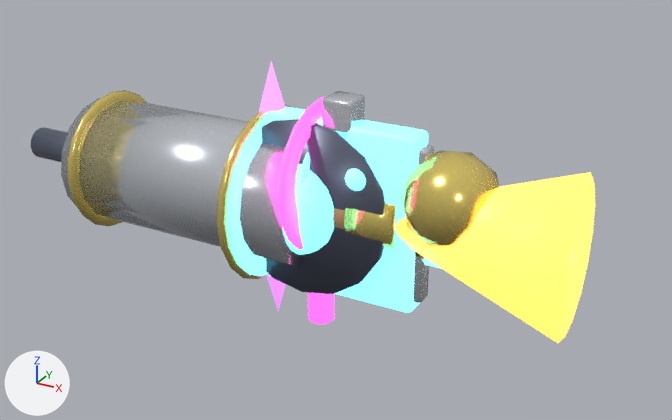
The glTF model web/assets/models/weapons.glb: old version first, new version second.
One viewpoint serves both versions: a camera (50 mm lens) standing at (3.37, -3.74, 1.85) and looking at (1.25, 0.11, -0.07). Arrows for +X, +Y and +Z are at lower left; the lights stay in place. The older version comes first. Vertices at exactly the same position are counted once.

The first picture shows 'Weapon_ArmCannon', 'Weapon_Crystal', 'Weapon_FireBroom', 'Weapon_FryingPan', 'Weapon_JudgeHammer', 'Weapon_Shovel', 'Weapon_Spatula', 'Weapon_Squeegee', 'Weapon_Yardstick' and 1 more.
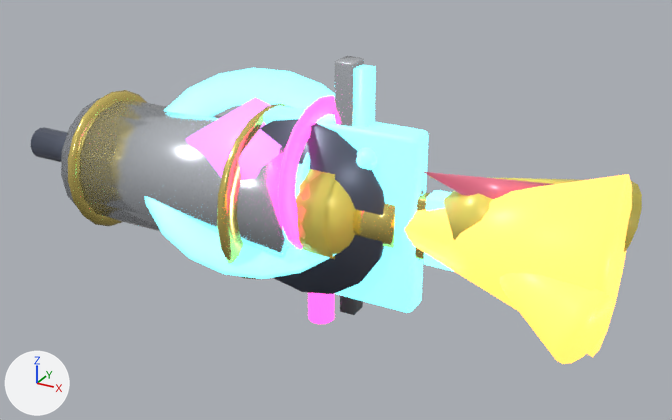
Pixel boxes [x1, y1, x2, y2] of what changed, in the pictures (672 x 420 px; the box of a moved part takes in the faces that stretch with it):
'Weapon_FireBroom', reshaped
    before: [344, 150, 595, 343]
    after: [353, 172, 642, 364]
'Weapon_Crystal', reshaped, moved
    before: [226, 61, 286, 311]
    after: [144, 68, 336, 279]
'Weapon_Squeegee', reshaped
    before: [322, 91, 366, 191]
    after: [335, 56, 378, 315]
'Weapon_Pill', reshaped (not visible before)
    after: [296, 169, 355, 259]
'Weapon_Spatula', reshaped, moved (not visible afterwards)
    before: [414, 144, 434, 303]
part 1 of me_cone_001, added (purple)
    after: [186, 97, 282, 181]
part 2 of me_cone_001, moved or reshaped
    before: [226, 119, 268, 276]
    after: [144, 68, 336, 279]
part 3 of me_cone_001, deleted (purple)
    before: [258, 61, 285, 114]
part 4 of me_cone_001, deleted
    before: [266, 274, 286, 311]
part 5 of me_cylinder_001, added
    after: [499, 273, 613, 364]
part 6 of me_cylinder_001, added (red)
    after: [424, 172, 553, 199]
part 7 of me_cylinder_001, moved or reshaped
    before: [395, 150, 595, 343]
    after: [404, 174, 642, 357]
part 8 of me_cylinder_001, recoloured
    before: [579, 172, 595, 199]
part 9 of me_sphere_003, added (yellow)
    after: [296, 172, 335, 259]
part 10 of me_sphere_003, added (yellow)
    after: [298, 169, 355, 254]
part 12 of me_cylinder_010, moved or reshaped
    before: [322, 91, 365, 141]
    after: [335, 56, 364, 126]
part 13 of me_cylinder_010, added (cyan)
    after: [354, 65, 376, 127]
part 14 of me_cylinder_010, added
    after: [340, 295, 363, 315]
part 15 of me_cylinder_010, moved or reshaped
    before: [345, 168, 366, 191]
    after: [356, 147, 378, 170]

Diff of the bpy script that builds the scene:
```diff
--- a/web/assets/models/weapons.glb.py
+++ b/web/assets/models/weapons.glb.py
@@ me_cone_001 @@
-me_cone_001.from_pydata(...)  # 214 vertices, 420 faces; spans x -0.208..0.208, y -0.439..0.439, z -0.95..0.45
+me_cone_001.from_pydata(...)  # 224 vertices, 440 faces; spans x -0.607..0.607, y -0.448..0.448, z -0.415..0.415
+# me_cone_001 part 1: a new loose piece, an icosphere of 20 faces spanning x -0.376..0.376, y -0.306..0.306, z -0.38..0.38, in mat_purple (purple #d786fd, glowing purple #d988ff)
+# me_cone_001 part 2: the loose piece of 200 vertices spanning x -0.013..0.013, y -0.439..0.439, z -0.689..0.189 is multiplied about its middle by the matrix ((0.262, 0.295, -1.357), (-0.644, 1.02, 0.0), (0.718, 0.807, 0.495)), then moved by (0.0, 0.0, 0.25)
+# me_cone_001 part 3: the loose piece of 7 vertices spanning x -0.208..0.208, y -0.24..0.24, z -0.45..0.45 is deleted
+# me_cone_001 part 4: the loose piece of 7 vertices spanning x -0.208..0.208, y -0.24..0.24, z -0.95..-0.05 is deleted
+# other edits to the shape of me_cone_001 do not show in these pictures
 me_cone_001.materials.append(mat_purple)
@@ me_cylinder_001 @@
-me_cylinder_001.from_pydata(...)  # 123 vertices, 230 faces; spans x -1.05..1.69, y -0.32..0.32, z -0.4..0.4
+me_cylinder_001.from_pydata(...)  # 144 vertices, 260 faces; spans x -1.05..1.92, y -0.49..0.57, z -0.42..0.42
+# me_cylinder_001 part 5: a new loose piece of 17 vertices spanning x 1.08..1.92, y -0.49..0.07, z -0.31..0.05, in mat_fire (orange #ffad59, glowing orange #ffb350)
+# me_cylinder_001 part 6: a new loose piece of 17 vertices spanning x 1.02..1.67, y -0.17..0.33, z -0.05..0.35, in mat_red (red #f97c95)
+# me_cylinder_001 part 7: 9 vertices moved from x 1.2..1.69, y -0.12..0.32, z -0.4..0.4 to x 1.07..1.87, y -0.15..0.47, z -0.39..0.04; 50 vertices removed from x 0.57..1.69, y -0.32..0.3, z -0.37..0.4; 37 vertices added at x 0.61..1.89, y -0.34..0.57, z -0.42..0.42
+# me_cylinder_001 part 8: 2 faces spanning x 1.67..1.84, y 0.28..0.47, z -0.19..-0.08 switch from mat_fire (orange #ffad59, glowing orange #ffb350) to mat_yellow (yellow #ffef6f)
 me_cylinder_001.materials.append(mat_wood)
 me_cylinder_001.materials.append(mat_brass)
+me_cylinder_001.materials.append(mat_red)  # red #f97c95
@@ me_sphere_003 @@
-me_sphere_003.from_pydata(...)  # 600 vertices, 1192 faces; spans x -0.315..0.715, y -0.281..0.281, z -0.281..0.281
+me_sphere_003.from_pydata(...)  # 464 vertices, 912 faces; spans x -0.456..0.896, y -0.26..0.26, z -0.26..0.26
+# me_sphere_003 part 9: a new loose piece, a 16-sided cylinder along x spanning x 0.11..0.75, y -0.26..0.26, z -0.26..0.26, in mat_yellow (yellow #ffef6f)
+# me_sphere_003 part 10: a new loose piece, a UV sphere (18 segments, 12 rings, poles along z) spanning x 0.384..0.896, y -0.26..0.26, z -0.26..0.26, in mat_yellow (yellow #ffef6f)
+# other edits to the shape of me_sphere_003 do not show in these pictures
 me_sphere_003.materials.append(mat_red)
 me_sphere_003.materials.append(mat_yellow)
-me_sphere_003.materials.append(mat_white)  # white #fafcff
@@ me_cylinder_003 @@
-me_cylinder_003.from_pydata(...)  # 96 vertices, 180 faces; spans x -0.65..1.36, y -0.08..0.08, z -0.4..0.4
+me_cylinder_003.from_pydata(...)  # 184 vertices, 348 faces; spans x -0.78..1.55, y -0.07..0.07, z -0.22..0.22
+# me_cylinder_003 part 11: the loose piece of 56 vertices spanning x 0.44..1.36, y -0.05..0.05, z -0.4..0.4 is scaled about its middle by (0.252, 1.1, 0.549), then moved by (-0.17, 0.0, 0.0)
+# other edits to the shape of me_cylinder_003 do not show in these pictures
 me_cylinder_003.materials.append(mat_dark)
@@ me_cylinder_010 @@
-me_cylinder_010.from_pydata(...)  # 496 vertices, 972 faces; spans x -0.7..0.99, y -0.16..0.2, z -0.38..0.58
+me_cylinder_010.from_pydata(...)  # 504 vertices, 984 faces; spans x -0.7..1.02, y -0.13..0.17, z -0.56..0.76
+# me_cylinder_010 part 12: the loose piece of 56 vertices spanning x 0.72..0.88, y -0.08..0.08, z -0.26..0.58 is scaled about its middle by (0.629, 0.773, 1.4), then moved by (0.03, 0.0, 0.02)
+# me_cylinder_010 part 13: a new loose piece, a box spanning x 0.875..0.945, y -0.045..0.045, z -0.37..0.73, in mat_cyan (cyan #81f6ff, glowing cyan #81f6ff)
+# me_cylinder_010 part 14: a new loose piece, a box spanning x 0.81..0.89, y -0.05..0.05, z -0.56..0.4, in mat_rubber (grey #6f6f76)
+# me_cylinder_010 part 15: 2 vertices moved within x 0.65..0.96, y -0.09..0.13, z 0.27..0.3; 401 vertices removed from x 0.65..0.99, y -0.16..0.2, z -0.38..0.42; 393 vertices added at x 0.6..1.02, y -0.13..0.17, z 0.27..0.43
 me_cylinder_010.materials.append(mat_purple)
@@ ob_weapon_crystal @@
 ob_weapon_crystal = bpy.data.objects.new('Weapon_Crystal', me_cone_001)
-ob_weapon_crystal.location = (0.95, 0.0, 0.25)
+ob_weapon_crystal.location = (0.85, 0.0, 0.12)
@@ ob_weapon_spatula @@
 ob_weapon_spatula = bpy.data.objects.new('Weapon_Spatula', me_cylinder_003)
-ob_weapon_spatula.location = (0.45, 0.0, 0.0)
+ob_weapon_spatula.location = (0.55, 0.0, 0.0)
```
